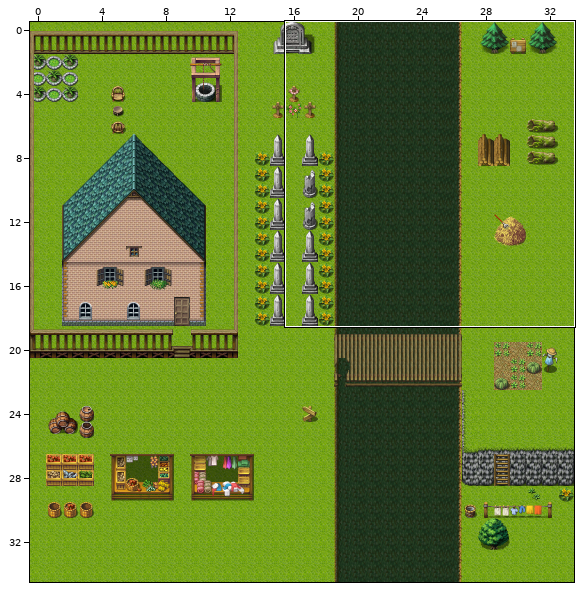
An edit to a level. Tiled map, resource/tmx/testmap.tmx. Above, an overview of the earlier version with the close-up marked.
Close-up. Before the commit:
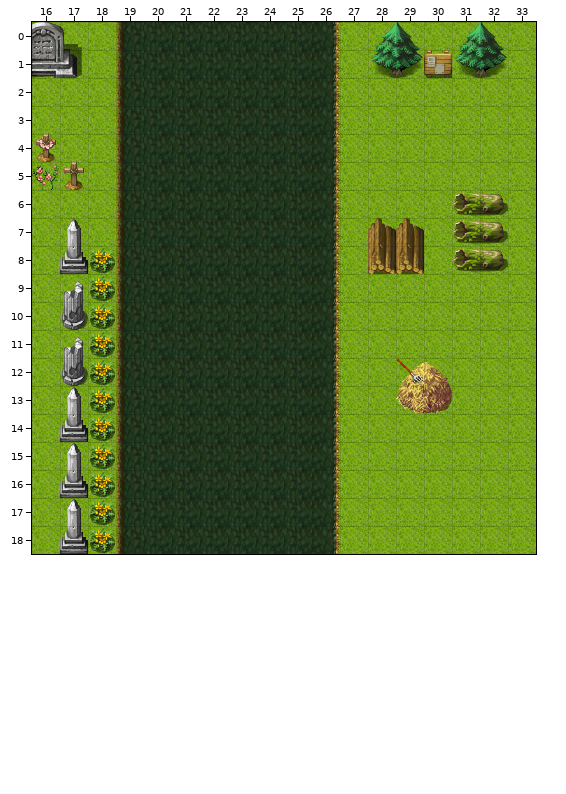
Cells are 32x32 px. Shown: x 16..33, y 0..18. The commit also changed other parts of the map, which this record leaves out.
After:
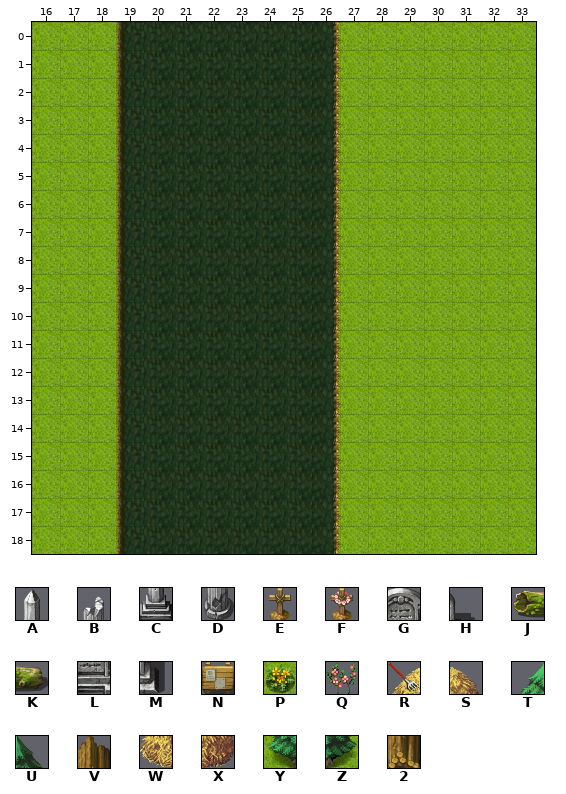
Key: from "mapImage": A 52, B 67, C 68, D 83, E 101, F 102, G 119, H 120, J 126, K 127, L 135, M 136, N 142, P 165, Q 176, R 194, S 195, T 196, U 197, V 198, W 210, X 211, Y 212, Z 213, 2 214.
_ is an empty cell.
See-through tiles are keyed as they look on the map.
Change:
Layer "タイル・レイヤー 2" (now hidden):
The author cleared tile 2 in row 8 at x 28 to 29.
The author cleared tile C in row 8 at x 17; in row 14 at x 17; in row 16 at x 17; in row 18 at x 17.
The author cleared tile D in row 10 at x 17; in row 12 at x 17.
The author cleared tile E in row 5 at x 17.
The author cleared tile F in row 4 at x 16.
The author cleared tile J in rows 6 to 8 at x 31.
The author cleared tile K in rows 6 to 8 at x 32.
The author cleared tile L in row 1 at x 16.
The author cleared tile M in row 1 at x 17.
The author cleared tile N in row 1 at x 30.
The author cleared tile P in rows 8 to 18 at x 18.
The author cleared tile Q in row 5 at x 16.
The author cleared tile V in row 7 at x 28 to 29.
The author cleared tile W in row 13 at x 29.
The author cleared tile X in row 13 at x 30.
The author cleared tile Y in row 1 at x 28 and 31.
The author cleared tile Z in row 1 at x 29 and 32.
Layer "タイル・レイヤー 3" (now hidden):
The author cleared tile A in row 7 at x 17; in row 13 at x 17; in row 15 at x 17; in row 17 at x 17.
The author cleared tile B in row 9 at x 17; in row 11 at x 17.
The author cleared tile G in row 0 at x 16.
The author cleared tile H in row 0 at x 17.
The author cleared tile R in row 12 at x 29.
The author cleared tile S in row 12 at x 30.
The author cleared tile T in row 0 at x 28 and 31.
The author cleared tile U in row 0 at x 29 and 32.
